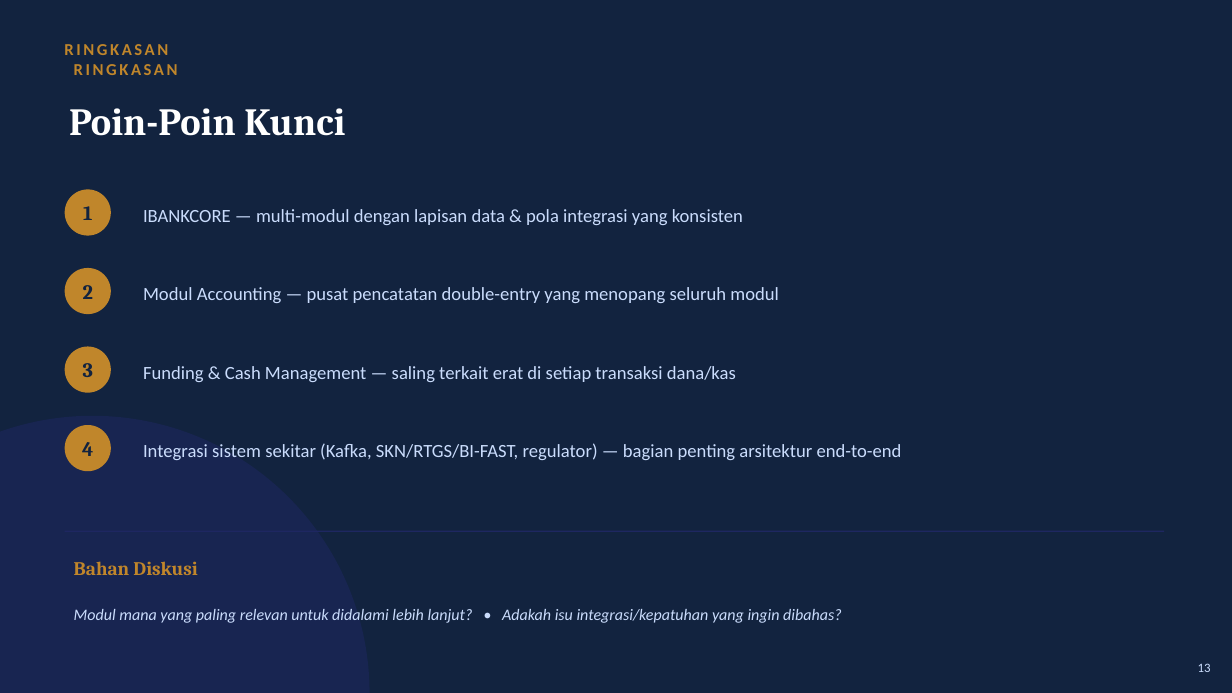
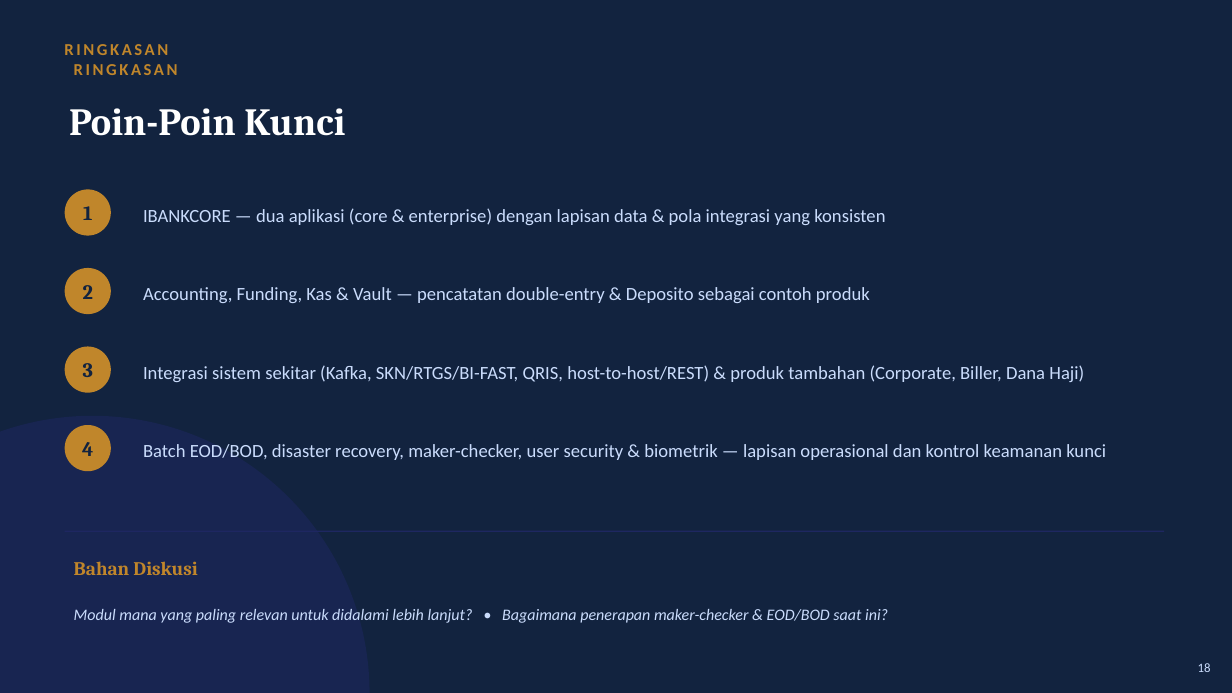
Before and after one commit to wisnu/ibankcore-training-materials, a slide deck: slide 18 of dist/materi_training_ibankcore.pptx (slide 13 before the commit). Drawn at 1232x693 pixels with LibreOffice and Linux fonts; fonts in the diff are those of the drawing. Boxes give left, top, right and bottom in pixels: in the first picture for what was removed or moved away, otherwise in the second. Text is boxed around its words. In the diff, an @@ line names an element or a change of style, - is before the commit and + after.

Commit message:
Add product/security/ops topics; rename Cash Management to Kas & Vault
Expand training materi/slides with additional topics discovered from
core/enterprise codebase: Deposito, Kliring, Teller/Counter, QRIS/VA,
Host-to-Host/REST API, Corporate Banking, CIF, Biller/Remittance, Dana
Haji, batch EOD/BOD, backup/DR, and maker-checker/security/audit.

Also rename the "Cash Management" module to "Kas & Vault (Teller/ATM)"
across diagrams, materi, and slides to avoid confusion with the
industry term "Cash Management System" (corporate CIF web portal),
which is a different thing from this internal physical-cash module.
Regenerate all diagram PNGs and rebuild dist/docx+pptx accordingly.

```diff
--- a/dist/materi_training_ibankcore.pptx
+++ b/dist/materi_training_ibankcore.pptx
@@ text at (143,208,885,225): text changed @@
-IBANKCORE — multi-modul dengan lapisan data & pola integrasi yang konsisten
+IBANKCORE — dua aplikasi (core & enterprise) dengan lapisan data & pola integrasi yang konsisten
@@ text at (143,287,870,303): text changed @@
-Modul Accounting — pusat pencatatan double-entry yang menopang seluruh modul
+Accounting, Funding, Kas & Vault — pencatatan double-entry & Deposito sebagai contoh produk
@@ text at (143,365,1084,382): text changed @@
-Funding & Cash Management — saling terkait erat di setiap transaksi dana/kas
+Integrasi sistem sekitar (Kafka, SKN/RTGS/BI-FAST, QRIS, host-to-host/REST) & produk tambahan (Corporate, Biller, Dana Haji)
@@ text at (143,444,1106,460): text changed @@
-Integrasi sistem sekitar (Kafka, SKN/RTGS/BI-FAST, regulator) — bagian penting arsitektur end-to-end
+Batch EOD/BOD, disaster recovery, maker-checker, user security & biometrik — lapisan operasional dan kontrol keamanan kunci
@@ text at (74,609,888,623): text changed @@
-Modul mana yang paling relevan untuk didalami lebih lanjut? • Adakah isu integrasi/kepatuhan yang ingin dibahas?
+Modul mana yang paling relevan untuk didalami lebih lanjut? • Bagaimana penerapan maker-checker & EOD/BOD saat ini?
@@ text at (1198,663,1211,672): text changed @@
-13
+18
```
Also in this commit, not shown: 11 other slides changed, 5 slides added, 8 other files.
